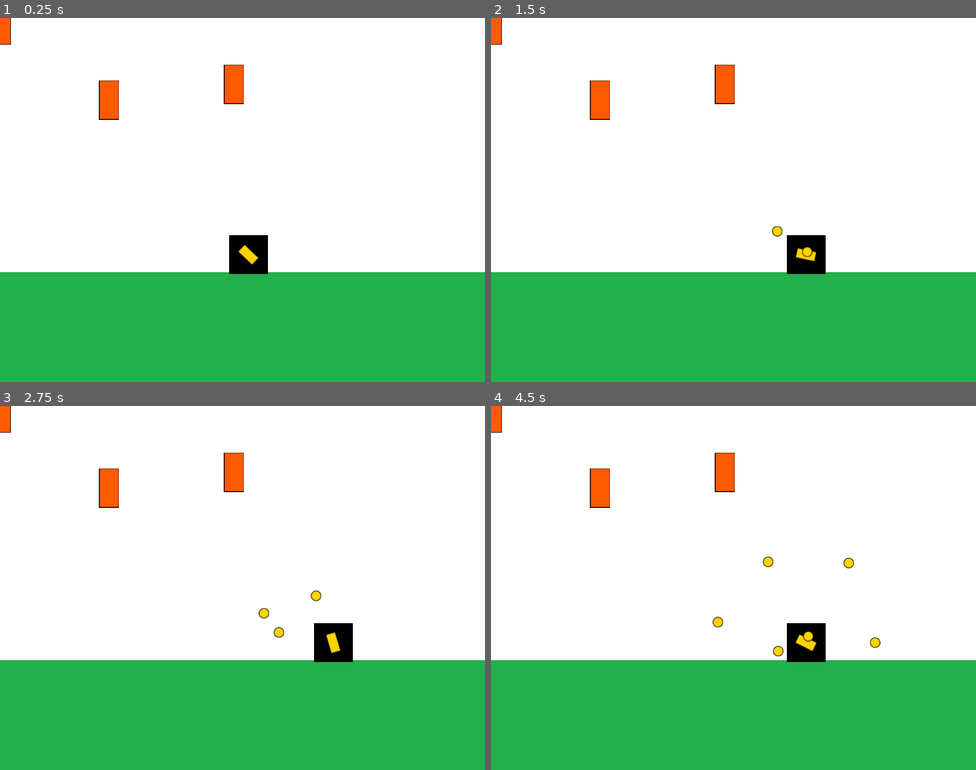
Above: before the commit, frames 1-4 (two rows, left to right).
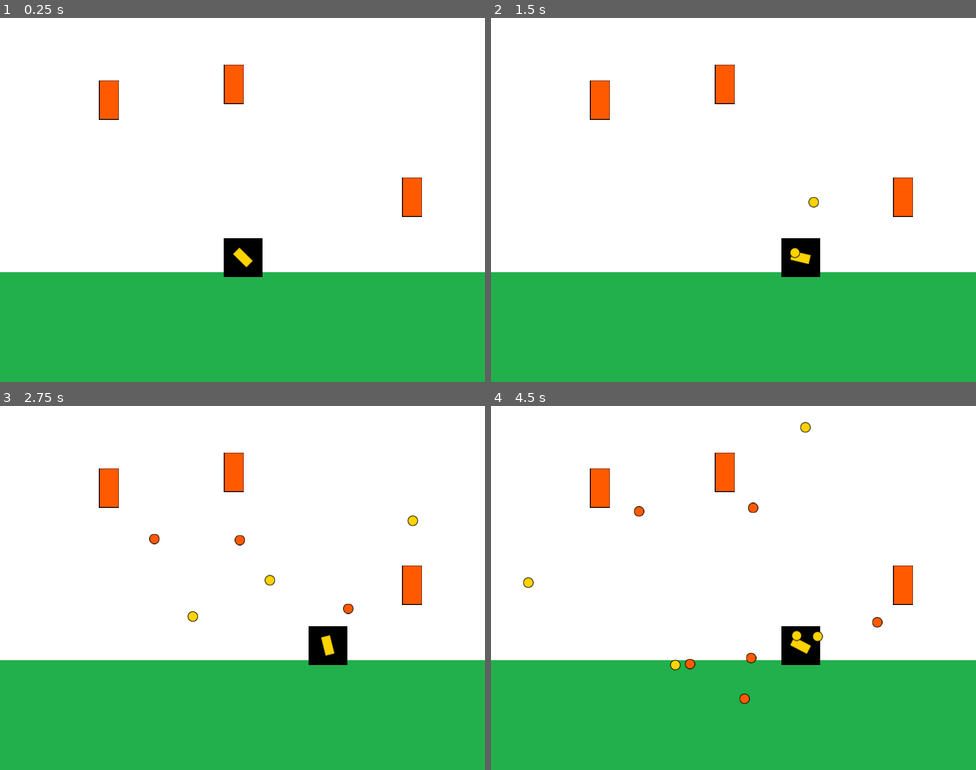
Above: after the commit, the same moments.

Repository: Jenami/IntroPV
Game: Godot game, scene res://Main.tscn
The game is run twice, just before and just after one commit, with the same random seed, the same clock (stepped at 60 frames per second) and the same inputs.
Inputs (mouse positions are in pixels of both pictures, inside the frame that each line leads up to):
- Up to frame 1 (0.25 s): no input
- Up to frame 2 (1.5 s): tap Enter at 0.5 s; move the mouse to (840, 181) at 0.52 s; hold D (move_right) 0.53-1.28 s; click (840, 181) at 0.6 s; move the mouse to (636, 218) at 1.27 s; hold A (move_left) from 1.28 s (still down); click (636, 218) at 1.35 s
- Up to frame 3 (2.75 s): move the mouse to (291, 507) at 2.02 s; release A (move_left) at 2.03 s; hold D (move_right) from 2.03 s (still down); click (291, 507) at 2.1 s
- Up to frame 4 (4.5 s): move the mouse to (709, 660) at 2.77 s; click (709, 660) at 2.85 s; move the mouse to (879, 642) at 3.52 s; release D (move_right) at 3.53 s; hold A (move_left) from 3.53 s (still down); click (879, 642) at 3.6 s; move the mouse to (588, 533) at 4.27 s; click (588, 533) at 4.35 s

The runs differ from the first frame. In frame 1, 1.1% of the frame differs, in the area x 0-87%, y 0-72%; in frame 2, 1.2%; in frame 3, 1.6%; in frame 4, 2.0%, in the area x 0-87%, y 0-82%.

Commit message:
Fix de turrets

Diff:
--- a/desafio - clase 3/Main.gd
+++ b/desafio - clase 3/Main.gd
@@ -1,6 +1,6 @@
 extends Node
 
-onready var  player = $Player
+onready var player = $Player
 onready var turret = $Turret
 
 export (Vector2) var turret1:Vector2
@@ -8,7 +8,6 @@
 export (Vector2) var turret3:Vector2
 
 export (PackedScene) var turret_scene:PackedScene
-
 
 # Called when the node enters the scene tree for the first time.
 func _ready():
@@ -19,15 +18,9 @@
 	positions.append(turret2)
 	positions.append(turret3)
 
-	for i in range (0, 2):
+	for i in range (3):
 		var turretScene = turret_scene.instance()
 		turretScene.position.x = positions[i].x;
 		turretScene.position.y = positions[i].y;
 		add_child(turretScene)
-		turret.initialize(self, player.position)
-
-
-
-# Called every frame. 'delta' is the elapsed time since the previous frame.
-#func _process(delta):
-#	pass
+		turretScene.initialize(self, player)
--- a/desafio - clase 3/Main.tscn
+++ b/desafio - clase 3/Main.tscn
@@ -1,11 +1,10 @@
-[gd_scene load_steps=7 format=2]
+[gd_scene load_steps=6 format=2]
 
 [ext_resource path="res://entities/player/Player.tscn" type="PackedScene" id=1]
 [ext_resource path="res://assets/textures/background.png" type="Texture" id=2]
 [ext_resource path="res://assets/textures/floor.png" type="Texture" id=3]
 [ext_resource path="res://Main.gd" type="Script" id=4]
 [ext_resource path="res://entities/turret/Turret.tscn" type="PackedScene" id=5]
-[ext_resource path="res://entities/turret/TurretProjectile.tscn" type="PackedScene" id=6]
 
 [node name="Main" type="Node"]
 script = ExtResource( 4 )
@@ -34,8 +33,8 @@
 }
 
 [node name="Player" parent="." instance=ExtResource( 1 )]
-position = Vector2( 409.639, 390.227 )
+position = Vector2( 400.659, 394.717 )
 
 [node name="Turret" parent="." instance=ExtResource( 5 )]
-position = Vector2( 1.68179, 11.7726 )
-t_projectile_scene = ExtResource( 6 )
+visible = false
+position = Vector2( 84.744, 101.57 )
--- a/desafio - clase 3/entities/Projectile.gd
+++ b/desafio - clase 3/entities/Projectile.gd
@@ -10,8 +10,6 @@
 	global_position = initial_position
 	direction = fire_direction
 
-	timer.start()
-
 func _physics_process(delta):
 	position +=  direction * speed * delta
 
--- a/desafio - clase 3/entities/player/Cannon_Arm.gd
+++ b/desafio - clase 3/entities/player/Cannon_Arm.gd
@@ -11,12 +11,3 @@
 	new_projectile.initialize(
 		(fire_position.global_position - global_position).normalized(),
 		fire_position.global_position)
-
-# Called when the node enters the scene tree for the first time.
-#func _ready():
-#	pass # Replace with function body.
-
-
-# Called every frame. 'delta' is the elapsed time since the previous frame.
-#func _process(delta):
-#	pass
--- a/desafio - clase 3/entities/player/Player.gd
+++ b/desafio - clase 3/entities/player/Player.gd
@@ -1,9 +1,6 @@
 extends Sprite
 
 var speed = 200 #Pixeles
-var friction_weight = 0.5
-var velocity = Vector2.ZERO
-var acceleration = 0.5
 
 onready var cannonArm = $Cannon_Arm
 
@@ -11,7 +8,6 @@
 	cannonArm.container = projectile_container
 
 func _physics_process(delta):
-	#position.x += direction * speed * delta
 
 	var mouse_position:Vector2=get_local_mouse_position()
 	#mouse_position - cannonArm.global_position
@@ -23,9 +19,5 @@
 	# Manera optimizada
 	var direction_optimized:int = int(Input.is_action_pressed("move_right")) - int(Input.is_action_pressed("move_left"))
 
-	#if direction_optimized != 0:
-	#	velocity.x = clamp(velocity.x + (direction_optimized * acceleration), -speed, speed)
-	#else:
-	#	velocity.x = lerp(velocity.x, 0, friction_weight) if abs(velocity.x) > 1 else 0
 
 	position.x += direction_optimized * speed * delta
--- a/desafio - clase 3/entities/player/PlayerProjectile.tscn
+++ b/desafio - clase 3/entities/player/PlayerProjectile.tscn
@@ -4,7 +4,7 @@
 [ext_resource path="res://assets/textures/proyectile_player.png" type="Texture" id=2]
 
 [node name="PlayerProjectile" instance=ExtResource( 1 )]
-speed = 50.0
+speed = 150.0
 
 [node name="Sprite" parent="." index="0"]
 texture = ExtResource( 2 )
--- a/desafio - clase 3/entities/turret/Turret.gd
+++ b/desafio - clase 3/entities/turret/Turret.gd
@@ -1,30 +1,26 @@
 extends Sprite
 
 onready var t_fire_position = $TurretFirePosition
+onready var turretTimer = $TurretTimer
 
-var player_position
+#var player_position:Vector2
+var player
 
 var container: Node
+
 export (PackedScene) var t_projectile_scene:PackedScene
 
-func initialize (projectile_container, the_player_position):
+func initialize (projectile_container, the_player):
+	container = projectile_container
+	player = the_player
+	turretTimer.start()
 
-	container = projectile_container
-	player_position = the_player_position
+func _on_TurretTimer_timeout():
+	_fire()
 
 func _fire():
 	var new_projectile =  t_projectile_scene.instance()
 	container.add_child(new_projectile)
 	new_projectile.initialize(
-		(player_position.global_position - global_position).normalized(),
+		(player.position - global_position).normalized(),
 		t_fire_position.global_position)
-
-# Called when the node enters the scene tree for the first time.
-#func _ready():
-#	pass # Replace with function body.
-	#_fire()
-
-
-# Called every frame. 'delta' is the elapsed time since the previous frame.
-#func _process(delta):
-	#_fire
--- a/desafio - clase 3/entities/turret/Turret.tscn
+++ b/desafio - clase 3/entities/turret/Turret.tscn
@@ -1,10 +1,16 @@
-[gd_scene load_steps=3 format=2]
+[gd_scene load_steps=4 format=2]
 
 [ext_resource path="res://assets/textures/turret.png" type="Texture" id=1]
 [ext_resource path="res://entities/turret/Turret.gd" type="Script" id=2]
+[ext_resource path="res://entities/turret/TurretProjectile.tscn" type="PackedScene" id=3]
 
 [node name="Turret" type="Sprite"]
 texture = ExtResource( 1 )
 script = ExtResource( 2 )
+t_projectile_scene = ExtResource( 3 )
 
 [node name="TurretFirePosition" type="Position2D" parent="."]
+
+[node name="TurretTimer" type="Timer" parent="."]
+wait_time = 2.0
+[connection signal="timeout" from="TurretTimer" to="." method="_on_TurretTimer_timeout"]
--- a/desafio - clase 3/entities/turret/TurretProjectile.tscn
+++ b/desafio - clase 3/entities/turret/TurretProjectile.tscn
@@ -4,7 +4,10 @@
 [ext_resource path="res://assets/textures/proyectile_turret.png" type="Texture" id=2]
 
 [node name="TurretProjectile" instance=ExtResource( 1 )]
-speed = 100.0
+speed = 150.0
 
 [node name="Sprite" parent="." index="0"]
 texture = ExtResource( 2 )
+
+[node name="Timer" parent="." index="1"]
+one_shot = true
